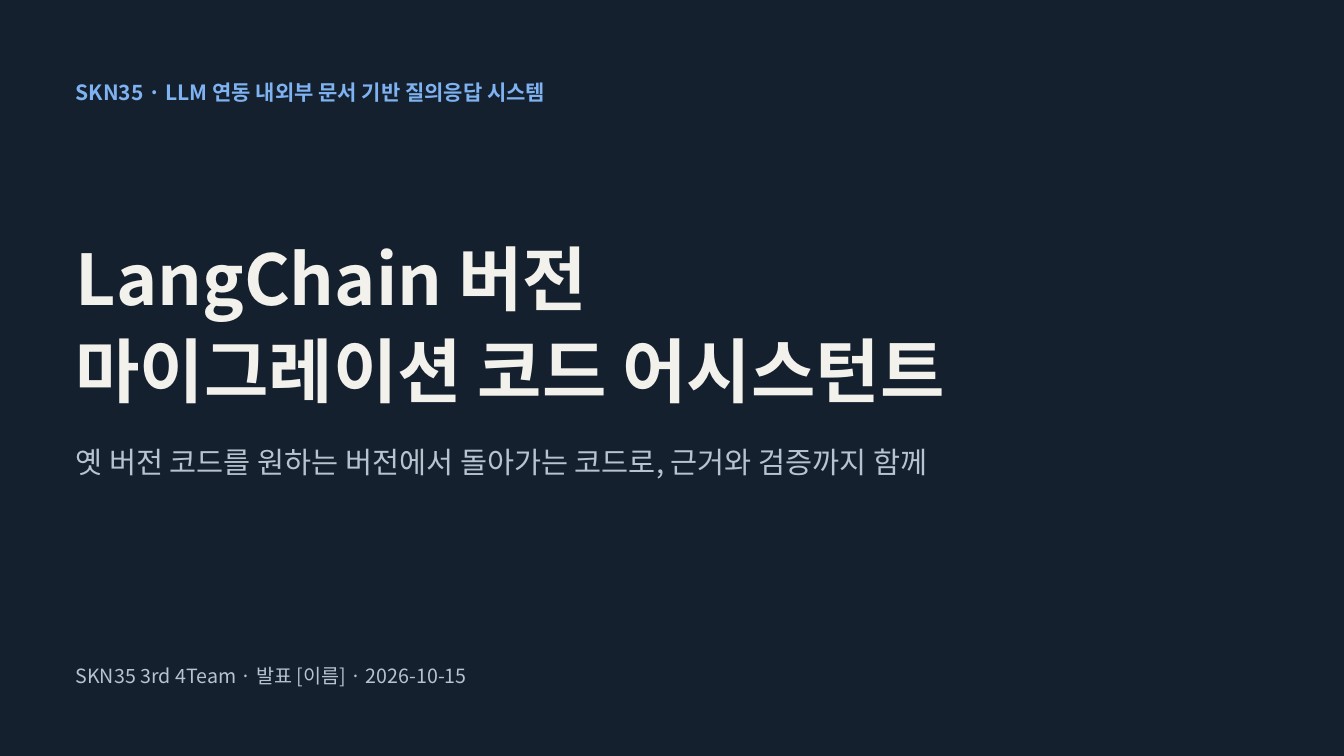
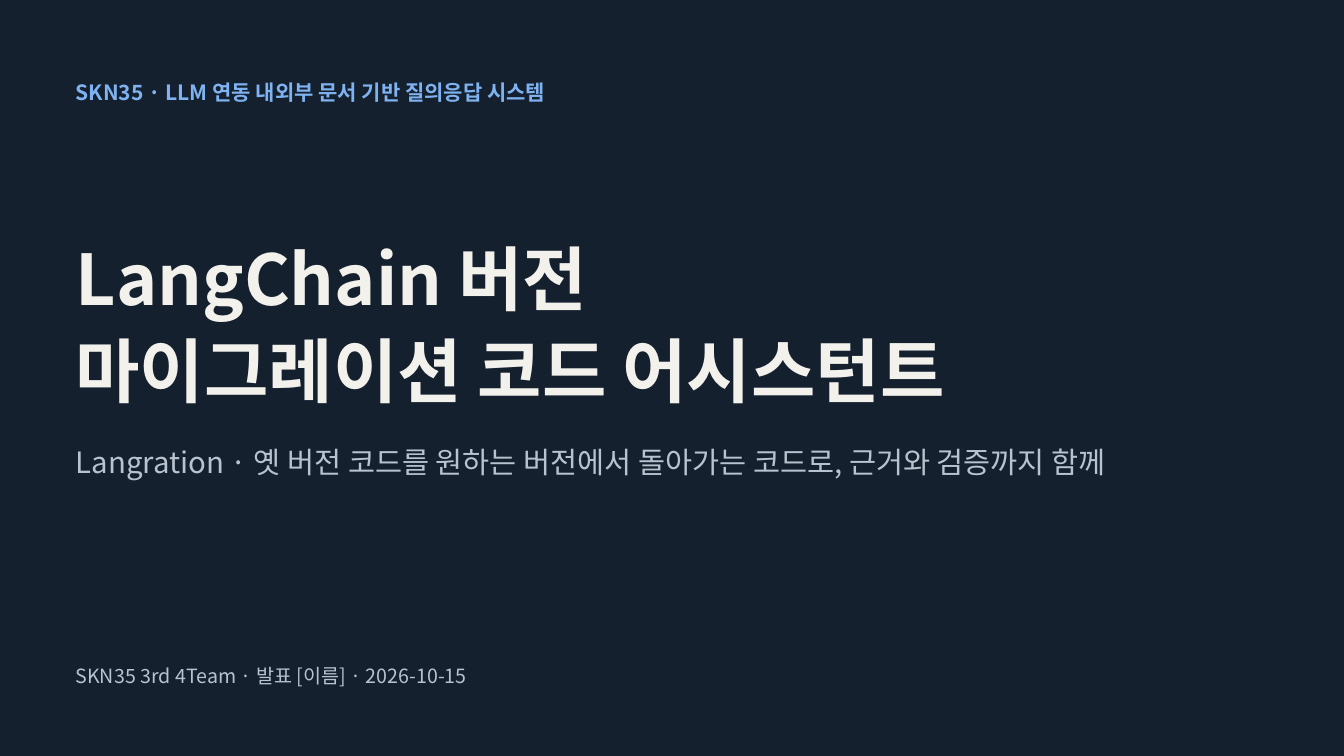
Before and after one commit to SKNETWORKS-FAMILY-AICAMP/SKN35-3rd-4Team, a slide deck: slide 1 of 발표자료/LangChain_마이그레이션_도우미_발표.pptx. Drawn at 1344x756 pixels with LibreOffice and Linux fonts; fonts in the diff are those of the drawing. Boxes give left, top, right and bottom in pixels: in the first picture for what was removed or moved away, otherwise in the second. Text is boxed around its words. In the diff, an @@ line names an element or a change of style, - is before the commit and + after.

```diff
--- a/발표자료/LangChain_마이그레이션_도우미_발표.pptx
+++ b/발표자료/LangChain_마이그레이션_도우미_발표.pptx
@@ text at (76,448,1106,481): text changed @@
-옛 버전 코드를 원하는 버전에서 돌아가는 코드로, 근거와 검증까지 함께
+Langration · 옛 버전 코드를 원하는 버전에서 돌아가는 코드로, 근거와 검증까지 함께
```
Also in this commit, not shown: 3 other slides changed, 12 other files.
